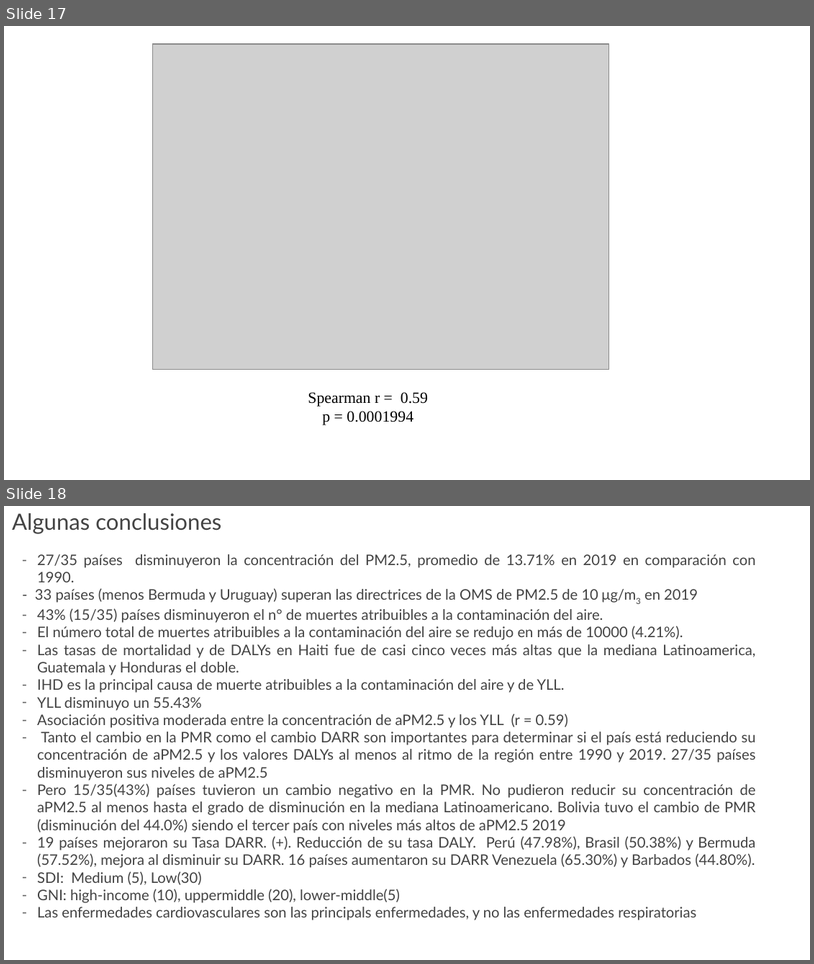
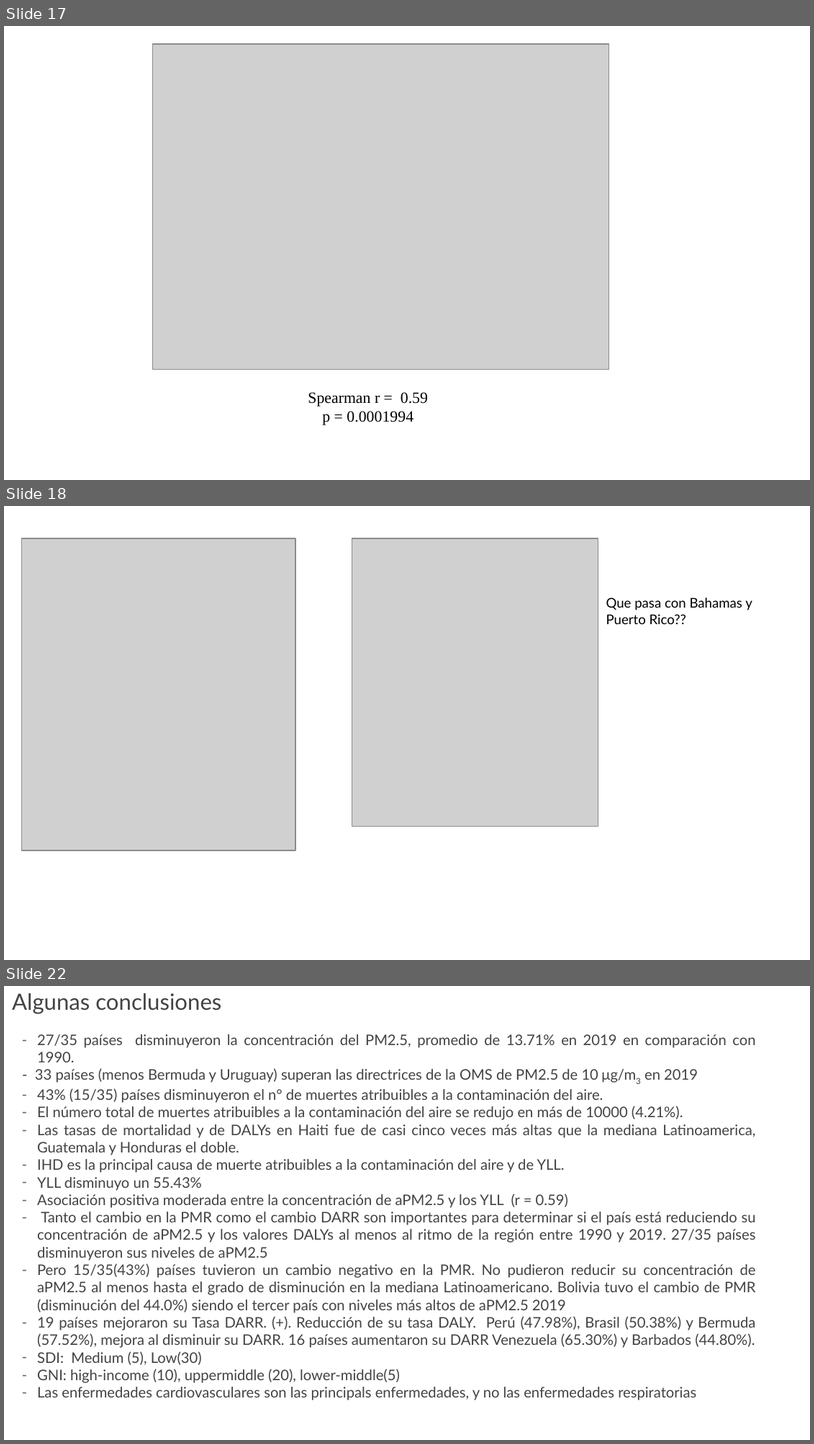
Before and after one commit to joseurquiza88/Health-impacts-AirPollution, a slide deck: Resumen.pptx. Shown one above the other, each under a label of ours: slides 17 and 18 before the commit, slides 17, 18 and 22 after it; the slides between them are not shown. The pictures are 814x964 and 814x1444 pixels, drawn with LibreOffice and Linux fonts; fonts in the diff are those of the drawing; grey boxes stand for pictures; background and template pictures are left out. Boxes give left, top, right and bottom in pixels: in the first picture for what was removed or moved away, otherwise in the second. Text is boxed around its words. In the diff, an @@ line names an element or a change of style, - is before the commit and + after.

```diff
--- a/Resumen.pptx
+++ b/Resumen.pptx
@@ slide 18 added at (4,506,810,960), background picture (left out) @@
@@ picture added at (22,538,296,850) @@
@@ picture added at (352,538,598,826) @@
@@ text added at (607,597,753,624), 12 pt, text #000000 @@
+Que pasa con Bahamas y Puerto Rico??
@@ what was slide 18 is now slide 22 @@
```
Also in this commit, not shown: 4 other slides added, 5 other files.
